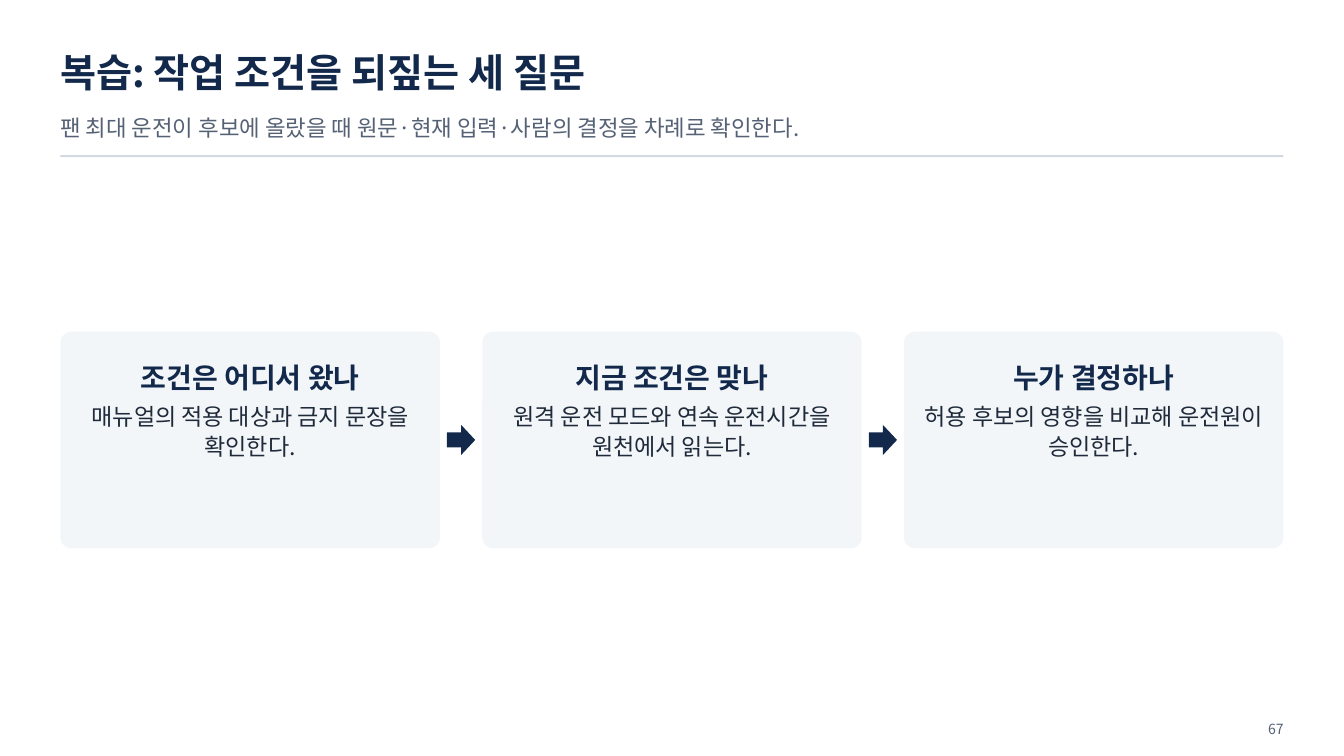
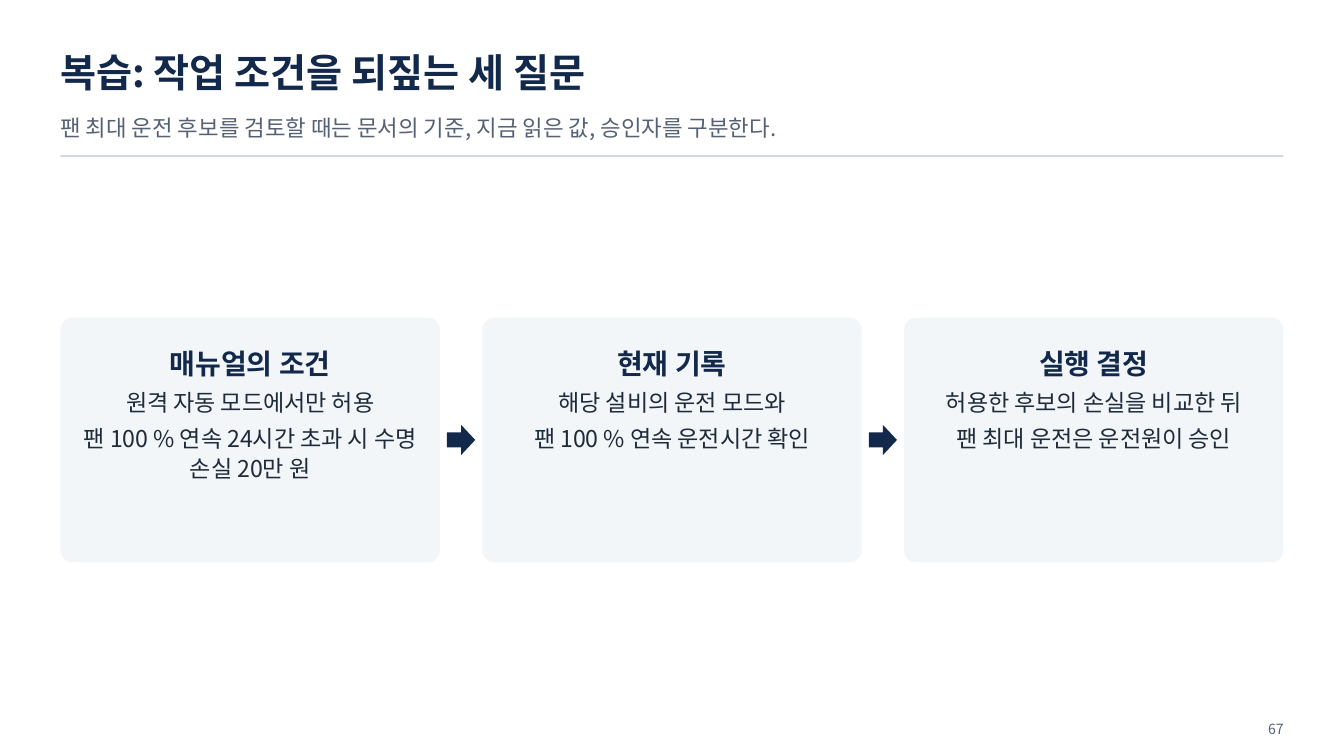
Before and after one commit to uengine-oss/hyd-iot-edu, a slide deck: slide 67 of workspace/강의제작/산출물/통합반/이론/04회차/통합반_04일차.pptx. Drawn at 1344x756 pixels with LibreOffice and Linux fonts; fonts in the diff are those of the drawing. Boxes give left, top, right and bottom in pixels: in the first picture for what was removed or moved away, otherwise in the second. Text is boxed around its words. In the diff, an @@ line names an element or a change of style, - is before the commit and + after.

Commit message:
통합반 4회차 복습·퀴즈 67~73장을 바로잡고 두 편의 실제 렌더·낭독과 제작 입력을 검증한다

```diff
--- a/workspace/강의제작/산출물/통합반/이론/04회차/통합반_04일차.pptx
+++ b/workspace/강의제작/산출물/통합반/이론/04회차/통합반_04일차.pptx
@@ text at <box>60,117,777,140</box>: text changed @@
-팬 최대 운전이 후보에 올랐을 때 원문·현재 입력·사람의 결정을 차례로 확인한다.
+팬 최대 운전 후보를 검토할 때는 문서의 기준, 지금 읽은 값, 승인자를 구분한다.
@@ rounded rectangle: place and size @@
-rounded rectangle at <box>60,332,440,548</box>
+rounded rectangle at <box>60,318,440,563</box>
@@ rounded rectangle: place and size @@
-rounded rectangle at <box>482,332,861,548</box>
+rounded rectangle at <box>482,318,861,563</box>
@@ rounded rectangle: place and size @@
-rounded rectangle at <box>904,332,1284,548</box>
+rounded rectangle at <box>904,318,1284,563</box>
@@ text at <box>84,350,416,479</box>: text changed @@
-조건은 어디서 왔나
-매뉴얼의 적용 대상과 금지 문장을 확인한다.
+매뉴얼의 조건
+원격 자동 모드에서만 허용
+팬 100 % 연속 24시간 초과 시 수명 손실 20만 원
@@ text at <box>534,350,810,449</box>: text changed @@
-지금 조건은 맞나
-원격 운전 모드와 연속 운전시간을 원천에서 읽는다.
+현재 기록
+해당 설비의 운전 모드와
+팬 100 % 연속 운전시간 확인
@@ text at <box>946,350,1242,449</box>: text changed @@
-누가 결정하나
-허용 후보의 영향을 비교해 운전원이 승인한다.
+실행 결정
+허용한 후보의 손실을 비교한 뒤
+팬 최대 운전은 운전원이 승인
```
Also in this commit, not shown: 5 other slides changed, 25 other files.
